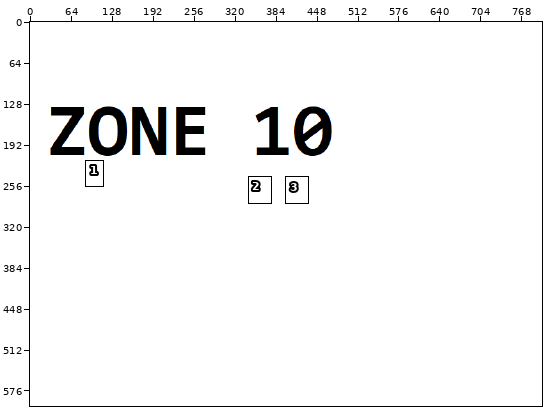
File history of a sprite sheet, images/ZONE10.png. Above: a wide view before the commit, with the close-up outlined.
Close-up. First the earlier version:
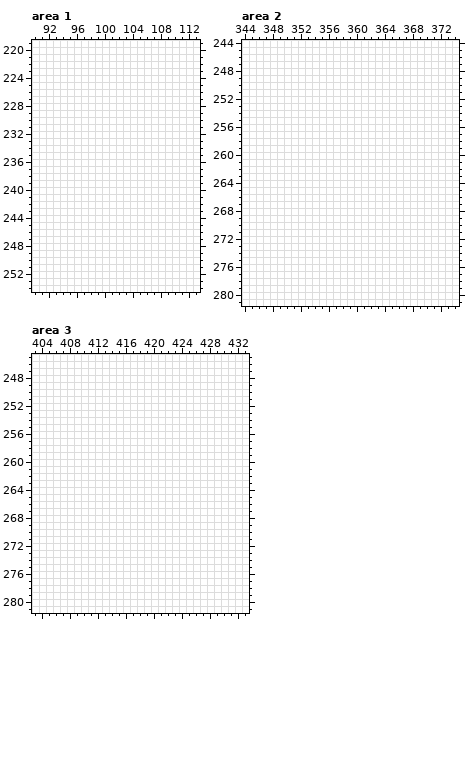
The file is 800x600 pixels. Colours within 5 levels of each other are drawn and written as one. Shown: area 1: x 90..113, y 219..254; area 2: x 344..374, y 244..281; area 3: x 403..433, y 245..281. The commit also changed other parts of the picture, which this record leaves out.
Once edited:
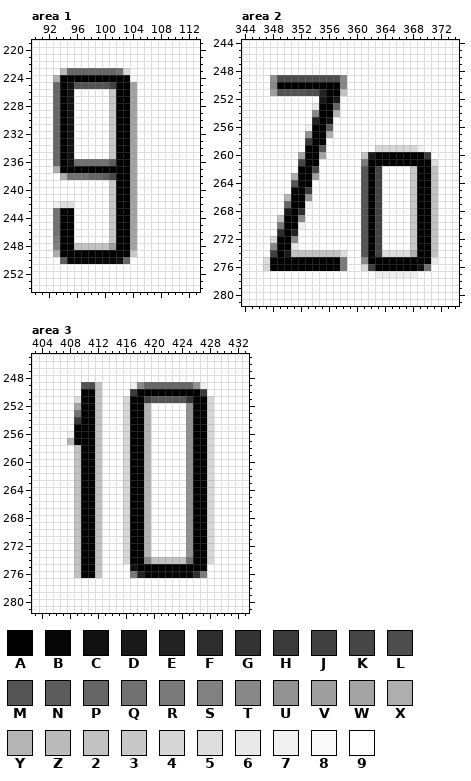
Palette (. is transparent): A #000000  B #060606  C #111111  D #191919  E #222222  F #2d2d2d  G #333333  H #3a3a3a  J #404040  K #464646  L #4d4d4d  M #545454  N #5c5c5c  P #666666  Q #717171  R #7a7a7a  S #818181  T #888888  U #929292  V #9e9e9e  W #a4a4a4  X #aeaeae  Y #b4b4b4  Z #bababa  2 #c2c2c2  3 #c8c8c8  4 #d7d7d7  5 #dedede  6 #e9e9e9  7 #f0f0f0  8 #f9f9f9  9 #ffffff
The exact change:
Changed rows in their new state; - is an unchanged pixel.
Area 1:
first column x 93:
223 -ZPPPPPPPQ4-
224 XAAAAAAAAAB8
225 PACMMMMMJAAW
226 PAC-----3AAW
227 PAC-----3AAW
228 PAC-----3AAW
229 PAC-----3AAW
230 PAC-----3AAW
231 PAC-----3AAW
232 PAC-----3AAW
233 PAC-----3AAW
234 PAC-----3AAW
235 PAC-----3AAW
236 PACQQQQQNAAW
237 XAAAAAAAAAAW
238 -XQQQPPNKAAW
239 --------3AAW
240 --------3AAW
241 --------3AAW
242 755-----3AAW
243 QAA-----3AAW
244 QAA-----3AAW
245 QAA-----3AAW
246 QAA-----3AAW
247 RAA-----3AAW
248 SAA22222VAAW
249 XAAAAAAAAAA3
250 -NBBBBBBBCP-
Area 2:
first column x 347:
249 -ULLLLLLLLLT-------------
250 -TAAAAAAAAAT-------------
251 -VMMMMLLEAA2-------------
252 --------DAD--------------
253 -------6AAP--------------
254 -------TAAY--------------
255 -------EAC---------------
256 ------7AAN---------------
257 ------UAAX---------------
258 ------HAA----------------
259 ------AAM-------4444447--
260 -----WAAW-----2DAAAAAAAH-
261 -----KAA------RAAAAAAAAA5
262 -----AAK------MAJ----3AA2
263 ----XAAV------MAJ----3AA2
264 ----MAA-------MAJ----3AA2
265 ----BAH-------MAJ----3AA2
266 ---YAAU-------MAJ----3AA2
267 ---PAA7-------MAJ----3AA2
268 ---DAF--------MAJ----3AA2
269 --2AAT--------MAJ----3AA2
270 --RAA7--------MAJ----3AA2
271 --FAE---------MAJ----3AA2
272 -4AAT---------MAJ----3AA2
273 -TAA6---------MAJ----3AA2
274 -JAD22222225--MAJ5555XAA2
275 5AAAAAAAAAAR--TAAAAAAAAA6
276 4AAAAAAAAAAR--4JAAAAAACQ-
277 ----------------777777---
Area 3:
first column x 408:
249 --ML2----7TPPPPPPPU7-
250 --AA2----HAAAAAAAAAH-
251 -5AA2---4AAJMMMMMGAA4
252 -WAA2---4AAY-----UAA4
253 -QAA2---4AAY-----UAA4
254 -HAA2---4AAY-----UAA4
255 -AAA2---4AAY-----UAA4
256 7AAA2---4AAY-----UAA4
257 YAAA2---4AAY-----UAA4
258 -2AA2---4AAY-----UAA4
259 -2AA2---4AAY-----UAA4
260 -2AA2---4AAY-----UAA4
261 -2AA2---4AAY-----UAA4
262 -2AA2---4AAY-----UAA4
263 -2AA2---4AAY-----UAA4
264 -2AA2---4AAY-----UAA4
265 -2AA2---4AAY-----UAA4
266 -2AA2---4AAY-----UAA4
267 -2AA2---4AAY-----UAA4
268 -2AA2---4AAY-----UAA4
269 -2AA2---4AAY-----UAA4
270 -2AA2---4AAY-----UAA4
271 -2AA2---4AAY-----UAA4
272 -2AA2---4AAY-----UAA4
273 -2AA2---4AAY-----UAA4
274 -2AA2---4AAT22222QAA4
275 -2AA2----CAAAAAAAAAB-
276 -2AA2----REBBBBBBBFR-
Changed places in both close-ups, as pixel boxes (x1, y1, x2, y2):
changed: (53, 68, 137, 264)
changed: (263, 75, 438, 278)
changed: (67, 382, 214, 578)
